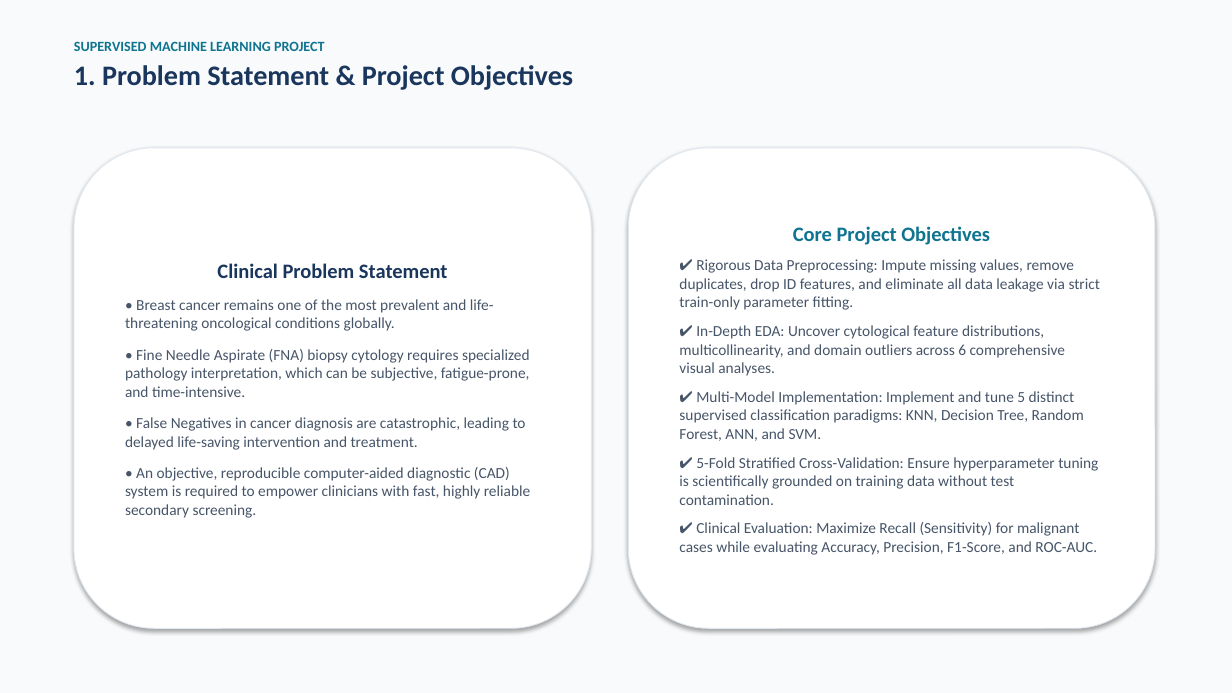
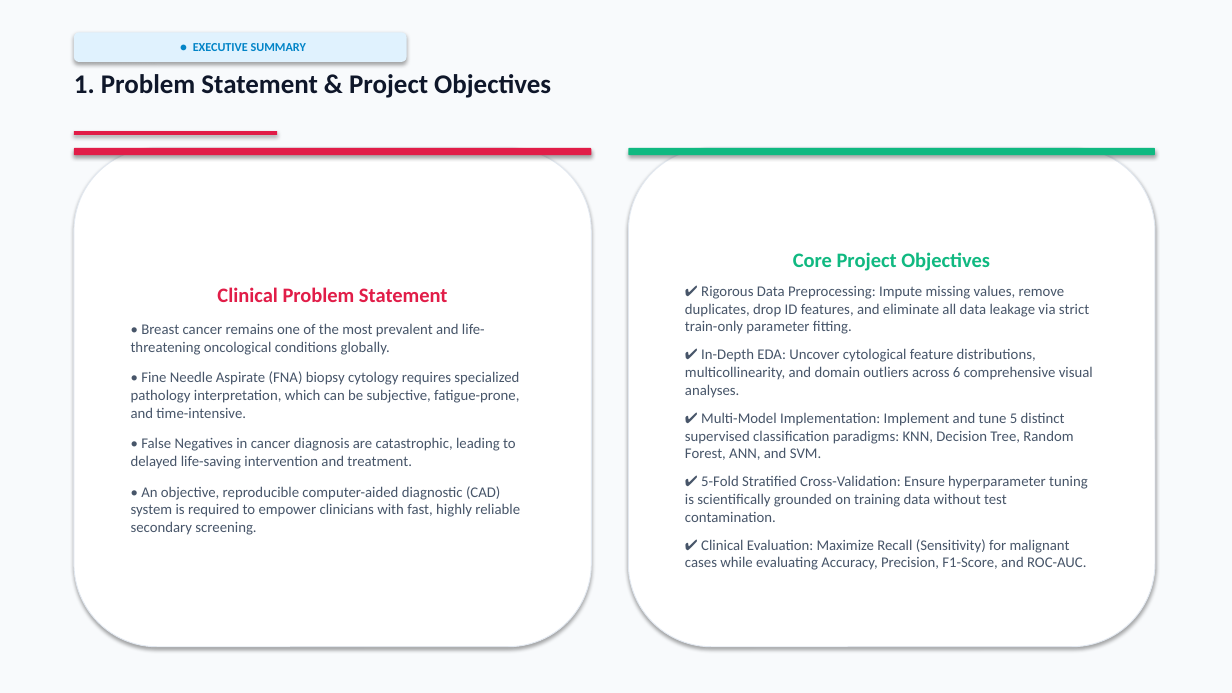
Before and after one commit to RemonAyman/advai, a slide deck: slide 2 of breast_cancer_classification_presentation.pptx. Drawn at 1232x693 pixels with LibreOffice and Linux fonts; fonts in the diff are those of the drawing. Boxes give left, top, right and bottom in pixels: in the first picture for what was removed or moved away, otherwise in the second. Text is boxed around its words. In the diff, an @@ line names an element or a change of style, - is before the commit and + after.

```diff
--- a/breast_cancer_classification_presentation.pptx
+++ b/breast_cancer_classification_presentation.pptx
@@ text at (74, 41, 325, 51): paragraph removed @@
-SUPERVISED MACHINE LEARNING PROJECT
@@ rounded rectangle added at (74, 32, 407, 62), fill #E0F2FE, 9.5 pt, text #0284C7, bold @@
+● EXECUTIVE SUMMARY
@@ text "1. Problem Statement & Project ...": place and size @@
-text "1. Problem Statement & Project ..." at (74, 41, 573, 90)
+text "1. Problem Statement & Project ..." at (74, 74, 551, 98)
@@ text "1. Problem Statement & Project ..." at (74, 74, 551, 98): size 22 to 21 pt, text colour #1A365D to #0F172A; less space between paragraphs @@
@@ rounded rectangle "Clinical Problem Statement": place and size @@
-rounded rectangle "Clinical Problem Statement" at (74, 148, 592, 628)
+rounded rectangle "Clinical Problem Statement" at (74, 148, 592, 647)
@@ rounded rectangle "Clinical Problem Statement" at (74, 148, 592, 647): text colour #1A365D to #E11D48 in "Clinical Problem Statement"; size 12 to 11.5 pt @@
@@ rectangle added at (74, 131, 277, 135), fill #E11D48 @@
@@ rounded rectangle added at (74, 148, 592, 155), fill #E11D48 @@
@@ rounded rectangle "Core Project Objectives": place and size @@
-rounded rectangle "Core Project Objectives" at (628, 148, 1155, 628)
+rounded rectangle "Core Project Objectives" at (628, 148, 1155, 647)
@@ rounded rectangle "Core Project Objectives" at (628, 148, 1155, 647): text colour #0E7490 to #10B981 in "Core Project Objectives"; size 12 to 11.5 pt @@
@@ rounded rectangle added at (628, 148, 1155, 155), fill #10B981 @@
```
Also in this commit, not shown: 12 other slides changed, 2 other files.
